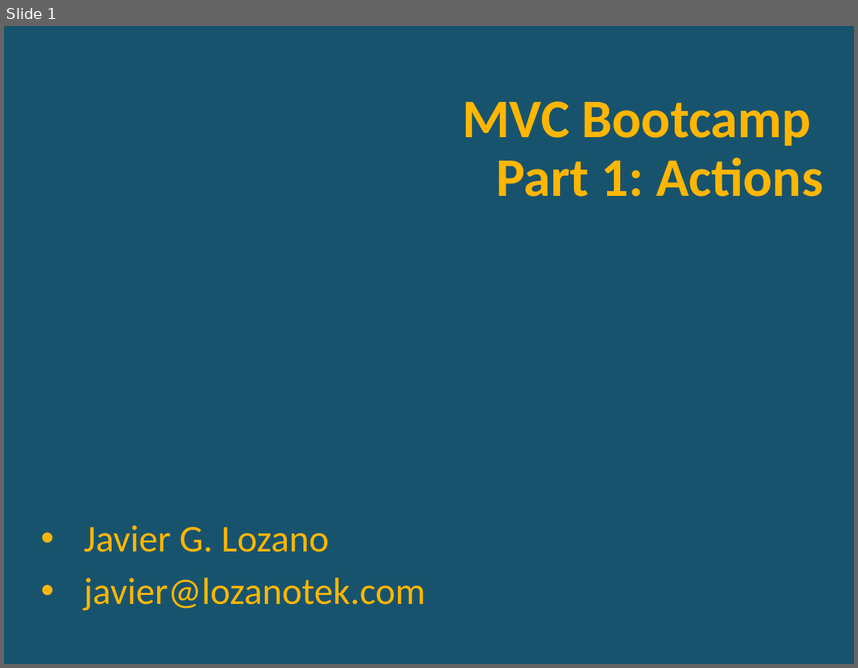
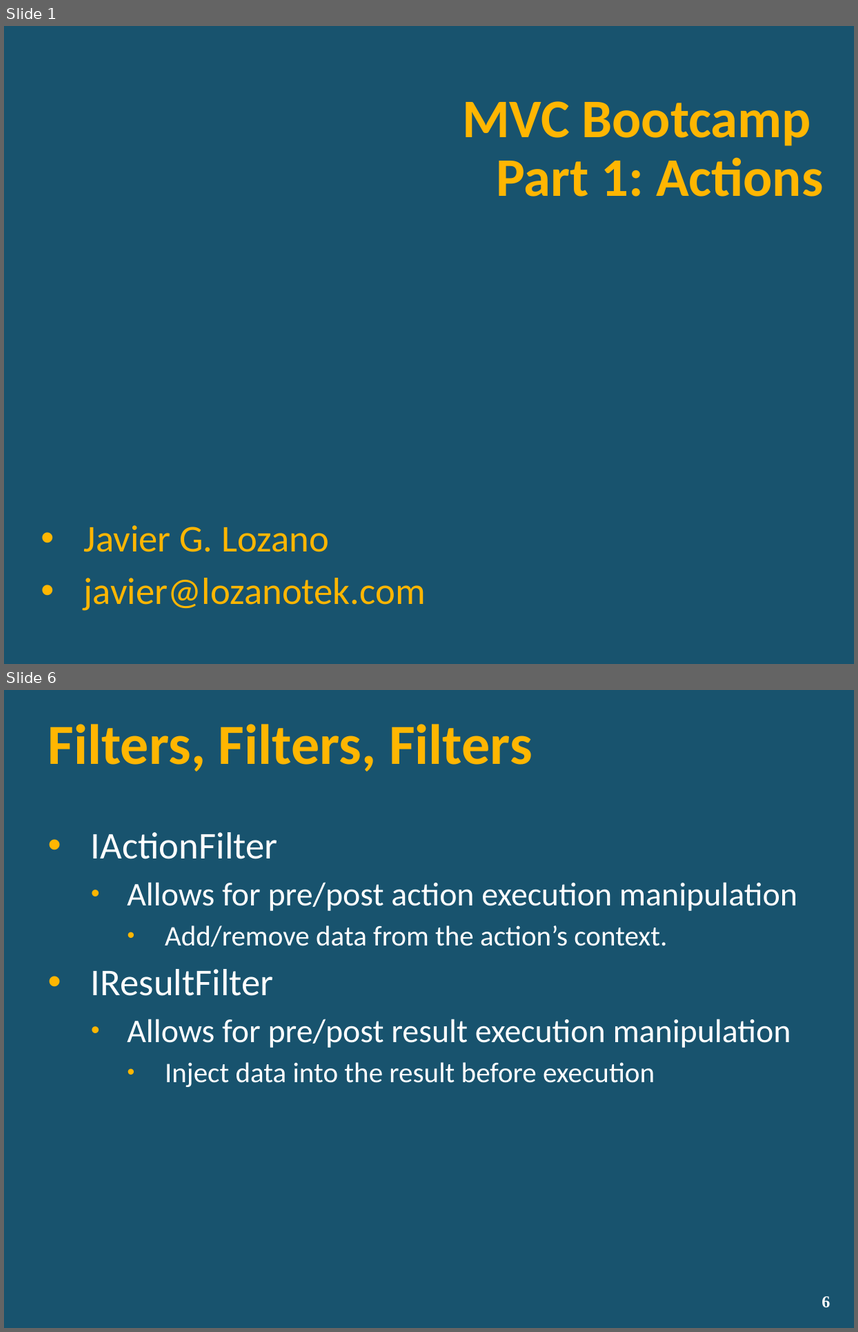
Before and after one commit to lozanotek/MVCBootcamp, a slide deck: slides/part1_actions.pptx. Shown one above the other, each under a label of ours: slide 1 before the commit, slides 1 and 6 after it; the slides between them are not shown. The pictures are 858x668 and 858x1332 pixels, drawn with LibreOffice and Linux fonts; fonts in the diff are those of the drawing; background and template pictures are left out. Boxes give left, top, right and bottom in pixels: in the first picture for what was removed or moved away, otherwise in the second. Text is boxed around its words. In the diff, an @@ line names an element or a change of style, - is before the commit and + after.

```diff
--- a/slides/part1_actions.pptx
+++ b/slides/part1_actions.pptx
@@ slide 6 added at <box>4,690,854,1328</box>, background picture (left out) @@
@@ title added at <box>48,724,533,771</box>, 48 pt, text #FFB601, bold @@
+Filters, Filters, Filters
@@ text added at <box>91,832,797,1087</box>, 28 pt, text #FFFFFF @@
+• IActionFilter
+  • Allows for pre/post action execution manipulation
+    • Add/remove data from the action’s context.
+• IResultFilter
+  • Allows for pre/post result execution manipulation
+    • Inject data into the result before execution
@@ page number added at <box>822,1296,830,1308</box>, 14 pt, text #FFFFFF, bold @@
+6
```
Also in this commit, not shown: 8 other slides added, 2 slides removed.
